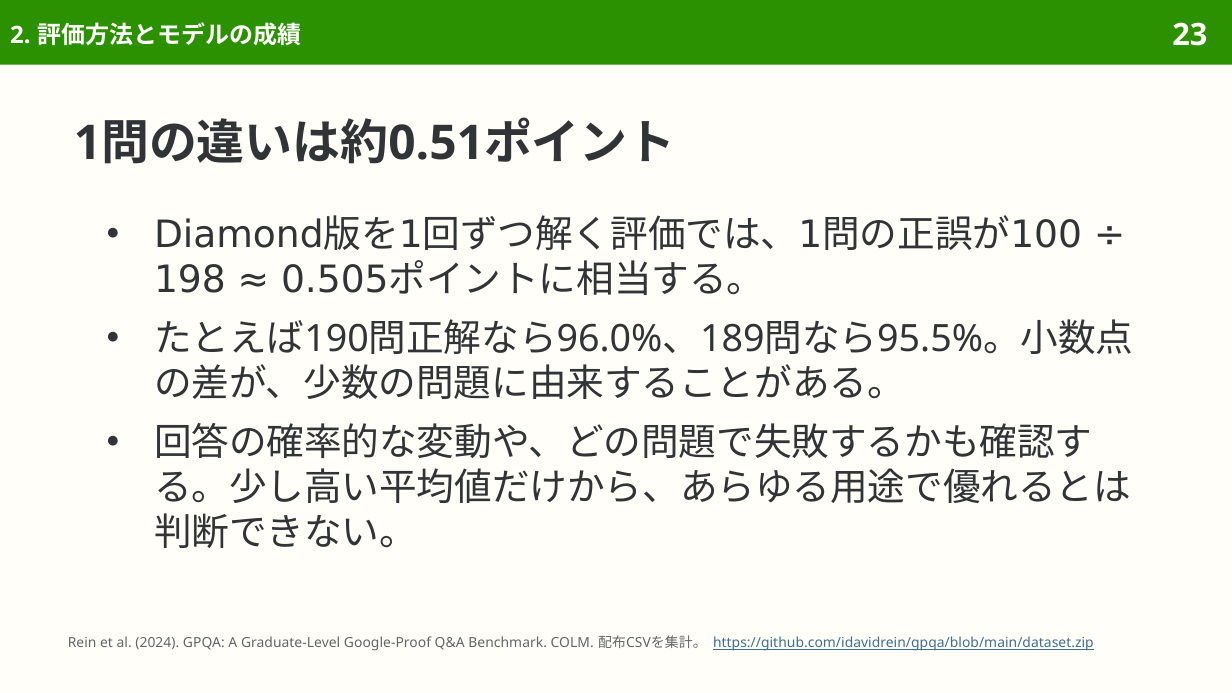
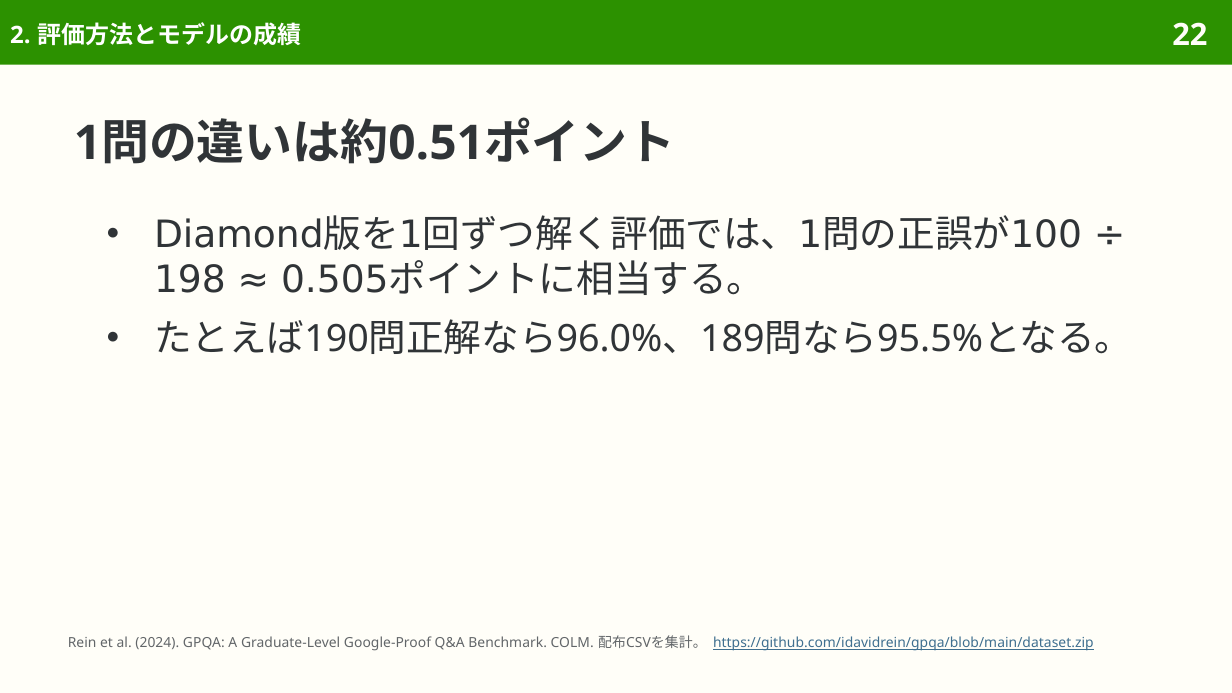
Before and after one commit to sasakiy84/datasets-in-10-minutes, a slide deck: slide 22 of slides/datasets-in-10-minutes-gpqa.pptx (slide 23 before the commit). Drawn at 1232x693 pixels with LibreOffice and Linux fonts; fonts in the diff are those of the drawing. Boxes give left, top, right and bottom in pixels: in the first picture for what was removed or moved away, otherwise in the second. Text is boxed around its words. In the diff, an @@ line names an element or a change of style, - is before the commit and + after.

```diff
--- a/slides/datasets-in-10-minutes-gpqa.pptx
+++ b/slides/datasets-in-10-minutes-gpqa.pptx
@@ page number at (1172, 22, 1207, 45): text changed @@
-23
+22
@@ text at (154, 319, 1132, 354): text changed @@
-● たとえば190問正解なら96.0%、189問なら95.5%。小数点の差が、少数の問題に由来することがある。
-● 回答の確率的な変動や、どの問題で失敗するかも確認する。少し高い平均値だけから、あらゆる用途で優れるとは判断できない。
+● たとえば190問正解なら96.0%、189問なら95.5%となる。
```
Also in this commit, not shown: 21 other slides changed, 4 slides removed, 16 other files.
